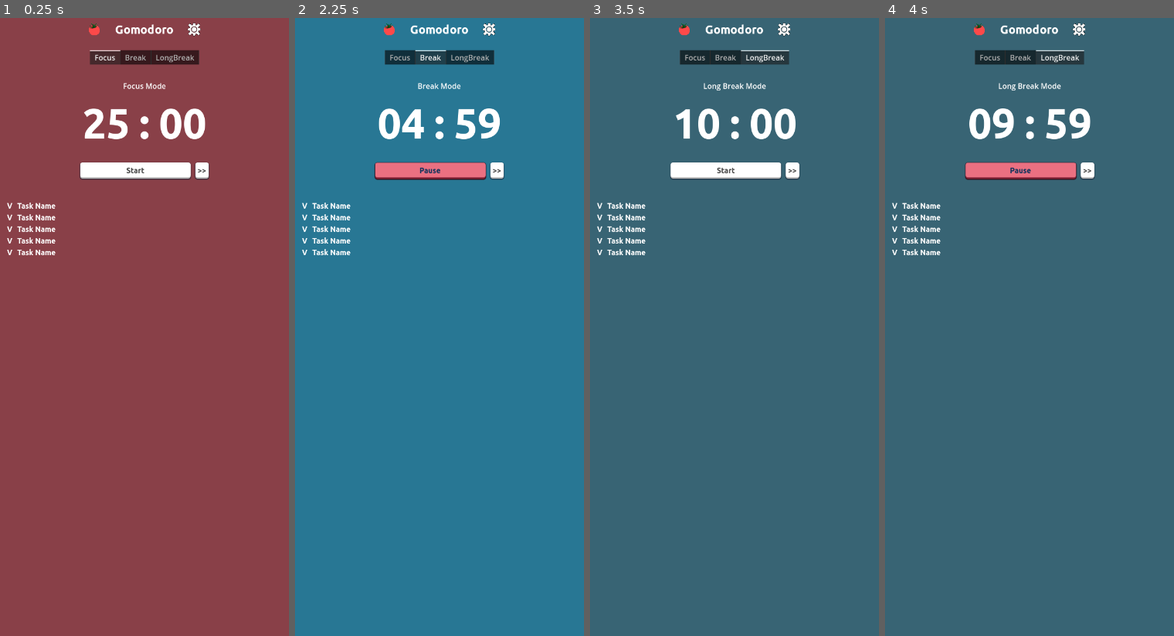
Above: before the commit, frames 1-4 (left to right).
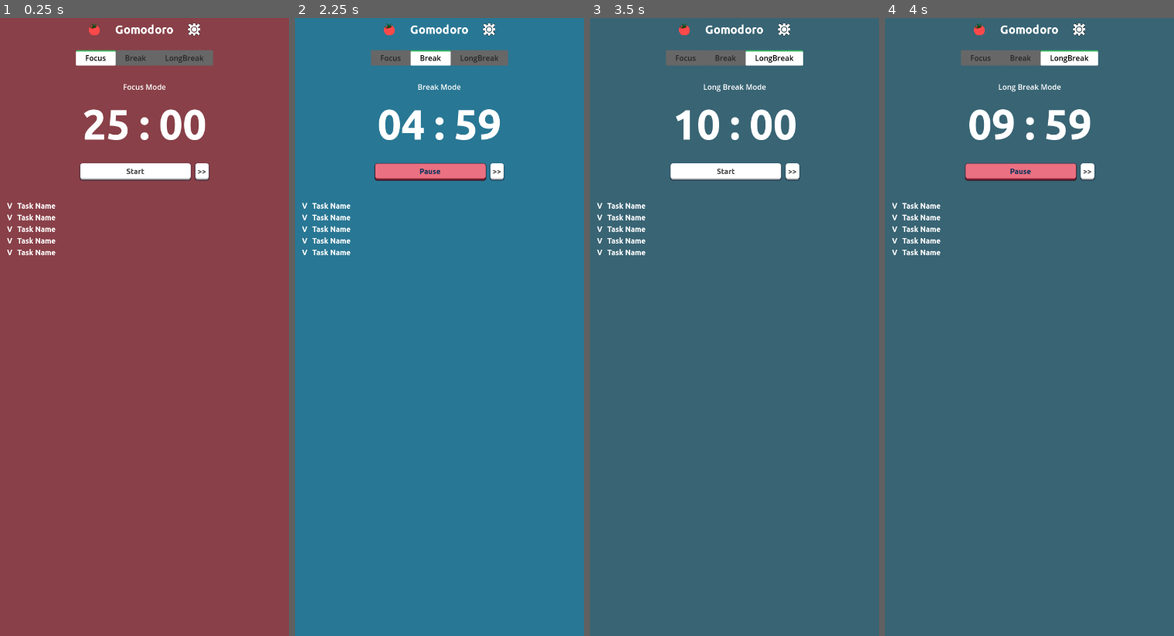
Above: after the commit, the same moments.

Repository: trubusoft/gomodoro
Game: Godot game, scene res://scenes/gomodoro.tscn
Same seed, same stepped clock (60 frames per second), same inputs: the game is played once before the commit and once after it.
Inputs:
- Up to frame 1 (0.25 s): no input
- Up to frame 2 (2.25 s): click "Start" at 0.5 s; click ">>" at 1.25 s; click "Start" at 2 s
- Up to frame 3 (3.5 s): click ">>" at 2.75 s
- Up to frame 4 (4 s): click "Start" at 3.5 s

The runs differ from the first frame. In frame 1, 1.8% of the frame differs, in the area x 26-74%, y 5-27%; in frame 2, 2.0%; in frame 3, 1.8%; in frame 4, 2.0%.

Commit message:
Update gomodoro.tscn to apply tab_container.tres

Diff:
--- a/scenes/gomodoro.tscn
+++ b/scenes/gomodoro.tscn
@@ -1,10 +1,11 @@
-[gd_scene load_steps=6 format=3 uid="uid://dfb781sx38kqn"]
+[gd_scene load_steps=7 format=3 uid="uid://dfb781sx38kqn"]
 
 [ext_resource type="PackedScene" uid="uid://hnceblfwslk0" path="res://scenes/task_list.tscn" id="1_ltetu"]
 [ext_resource type="PackedScene" uid="uid://dk0k5x8mb7cg" path="res://scenes/title_bar.tscn" id="1_vhjw5"]
 [ext_resource type="Script" path="res://scenes/gomodoro.gd" id="1_vv87t"]
 [ext_resource type="PackedScene" uid="uid://dj3pykbdj6fvp" path="res://scenes/timer.tscn" id="2_ipckq"]
 [ext_resource type="PackedScene" uid="uid://bccn6f3mmd31a" path="res://components/common_margin_container.tscn" id="4_hhovm"]
+[ext_resource type="Theme" uid="uid://cliksffx0va4j" path="res://assets/themes/tab_container.tres" id="5_a57tv"]
 
 [node name="Gomodoro" type="Control"]
 layout_mode = 3
@@ -42,6 +43,7 @@
 [node name="TabContainer" type="TabContainer" parent="CommonMarginContainer"]
 unique_name_in_owner = true
 layout_mode = 2
+theme = ExtResource("5_a57tv")
 tab_alignment = 1
 
 [node name="Focus" type="Control" parent="CommonMarginContainer/TabContainer"]
